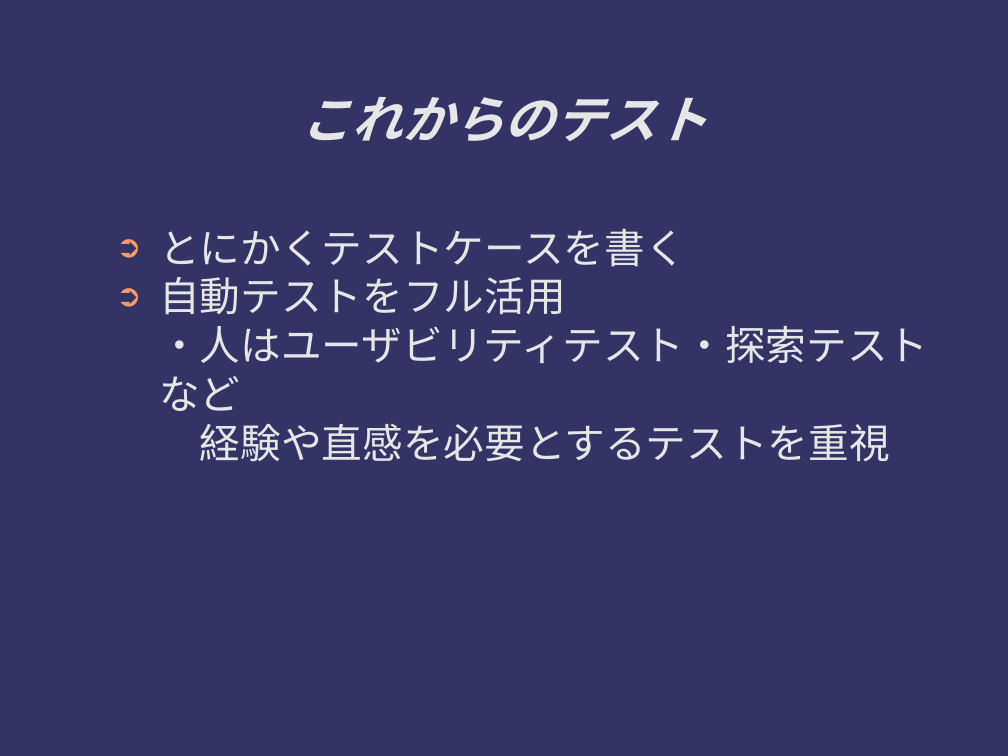
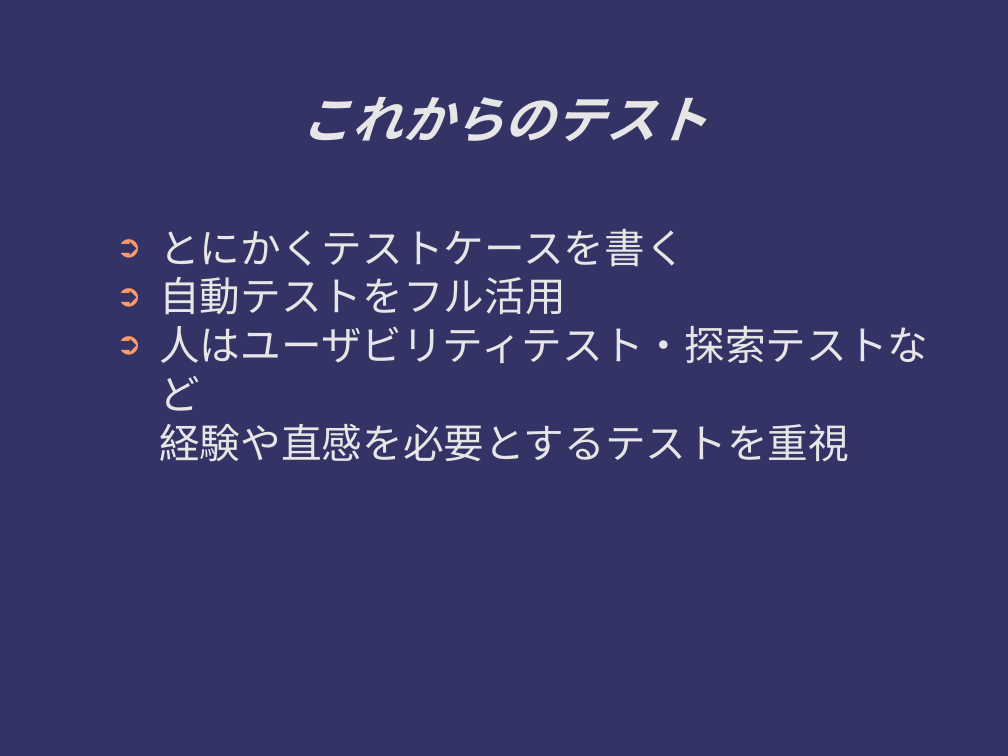
Before and after one commit to ichylinux/daddy, a slide deck: slide 13 of doc/concept.odp (slide 11 before the commit). Drawn at 1008x756 pixels with LibreOffice and Linux fonts; fonts in the diff are those of the drawing. Boxes give left, top, right and bottom in pixels: in the first picture for what was removed or moved away, otherwise in the second. Text is boxed around its words. In the diff, an @@ line names an element or a change of style, - is before the commit and + after.

```diff
--- a/doc/concept.odp
+++ b/doc/concept.odp
@@ text at [159, 277, 928, 461]: text changed @@
-➲ 自動テストをフル活用
-  ・人はユーザビリティテスト・探索テストなど
-  経験や直感を必要とするテストを重視
+➲ 自動テストをフル活用
+➲ 人はユーザビリティテスト・探索テストなど
+  経験や直感を必要とするテストを重視
```
Also in this commit, not shown: 4 other slides changed, 5 slides added.
